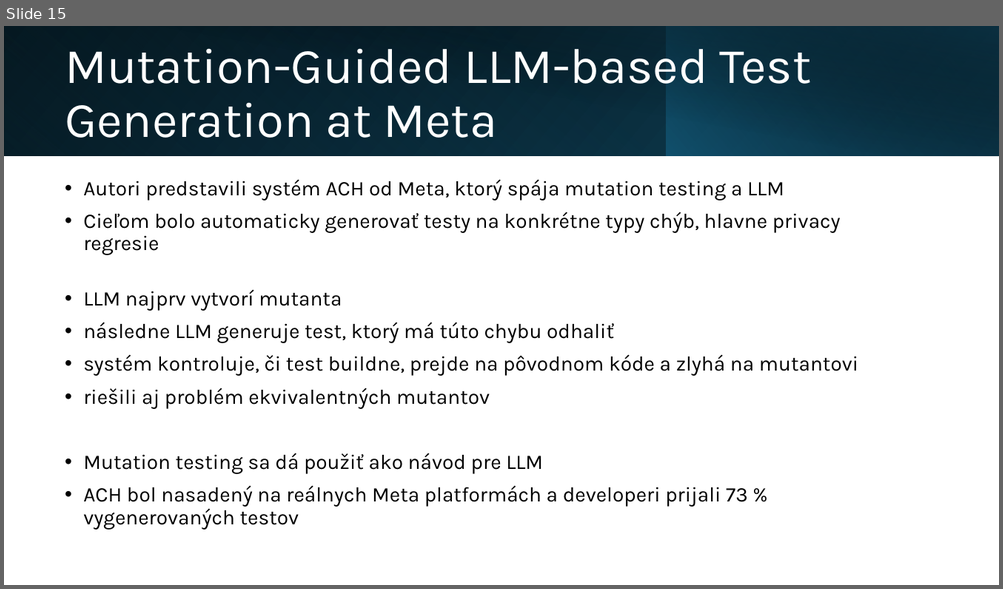
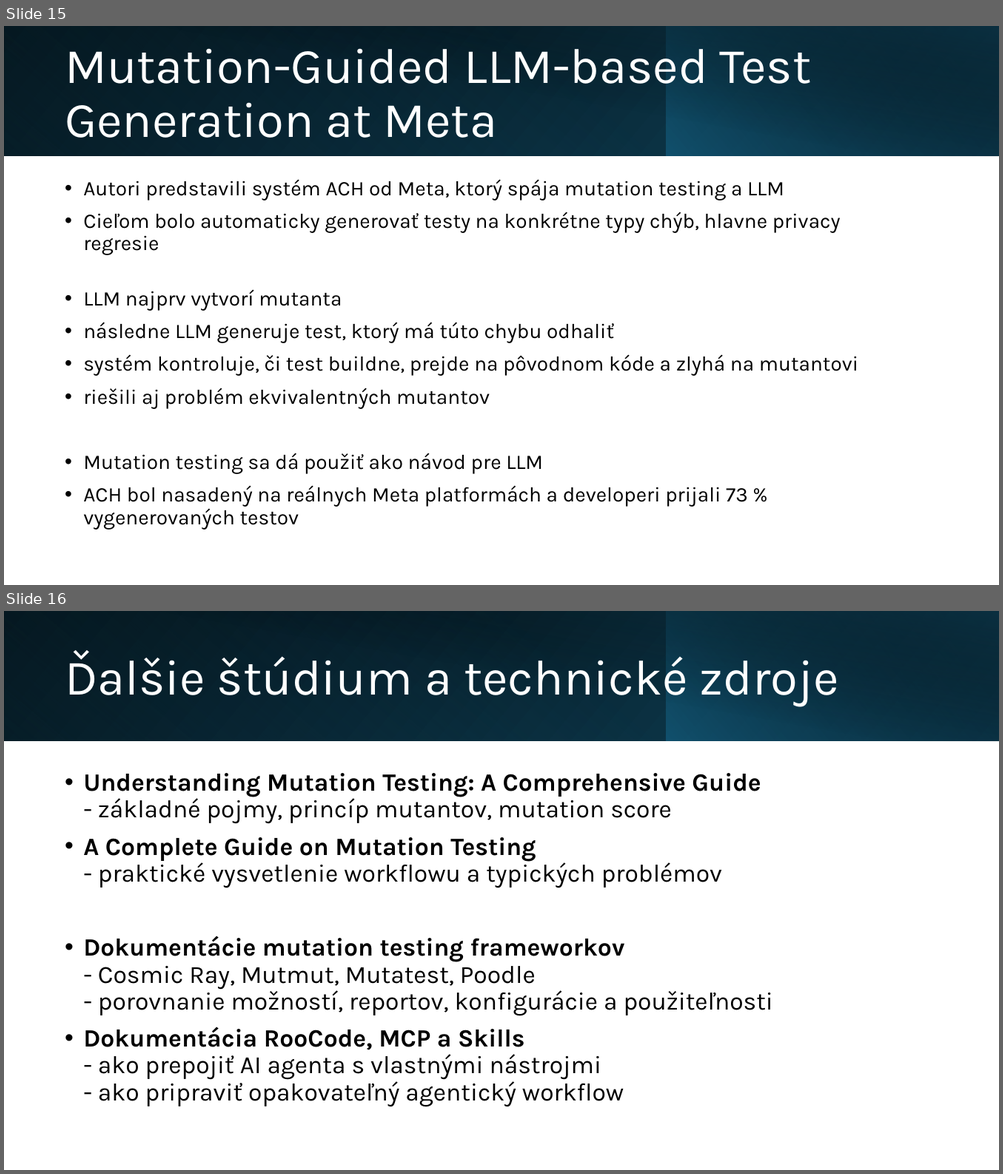
Before and after one commit to lexendo/ai-mutation-testing, a slide deck: docs/Prezentacia.pptx. Shown one above the other, each under a label of ours: slide 15 before the commit, slides 15 and 16 after it. The pictures are 1003x589 and 1003x1174 pixels, drawn with LibreOffice and Linux fonts; fonts in the diff are those of the drawing. Boxes give left, top, right and bottom in pixels: in the first picture for what was removed or moved away, otherwise in the second. Text is boxed around its words. In the diff, an @@ line names an element or a change of style, - is before the commit and + after.

```diff
--- a/docs/Prezentacia.pptx
+++ b/docs/Prezentacia.pptx
@@ slide 16 added at (4, 611, 999, 1170), background #FFFFFF @@
@@ rectangle added at (4, 611, 999, 741), fill gradient #000000 to #104862 @@
@@ rectangle added at (4, 611, 666, 741), fill gradient #156082 to #0B3041 @@
@@ rectangle added at (41, 611, 999, 741), fill gradient #000000 to #0B3041 @@
@@ rectangle added at (666, 611, 999, 741), fill gradient #156082 to #000000 @@
@@ title added at (65, 650, 839, 708), 48 pt, text #FFFFFF @@
+Ďalšie štúdium a technické zdroje
@@ text added at (83, 773, 773, 1108), 24 pt, text #000000 @@
+• Understanding Mutation Testing: A Comprehensive Guide
+  - základné pojmy, princíp mutantov, mutation score
+• A Complete Guide on Mutation Testing
+  - praktické vysvetlenie workflowu a typických problémov
+• Dokumentácie mutation testing frameworkov
+  - Cosmic Ray, Mutmut, Mutatest, Poodle
+  - porovnanie možností, reportov, konfigurácie a použiteľnosti
+• Dokumentácia RooCode, MCP a Skills
+  - ako prepojiť AI agenta s vlastnými nástrojmi
+  - ako pripraviť opakovateľný agentický workflow
```
Also in this commit, not shown: 2 slides changed, 1 other slide added, 1 other file.
